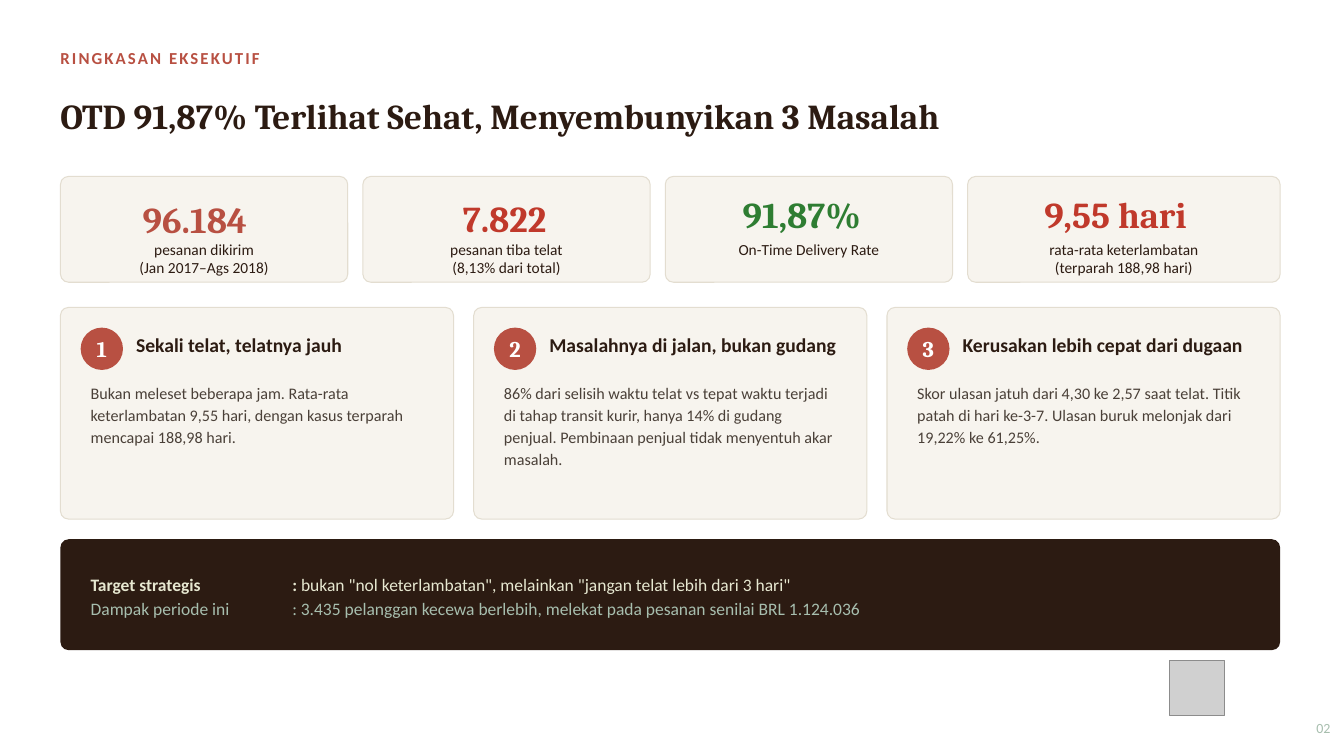
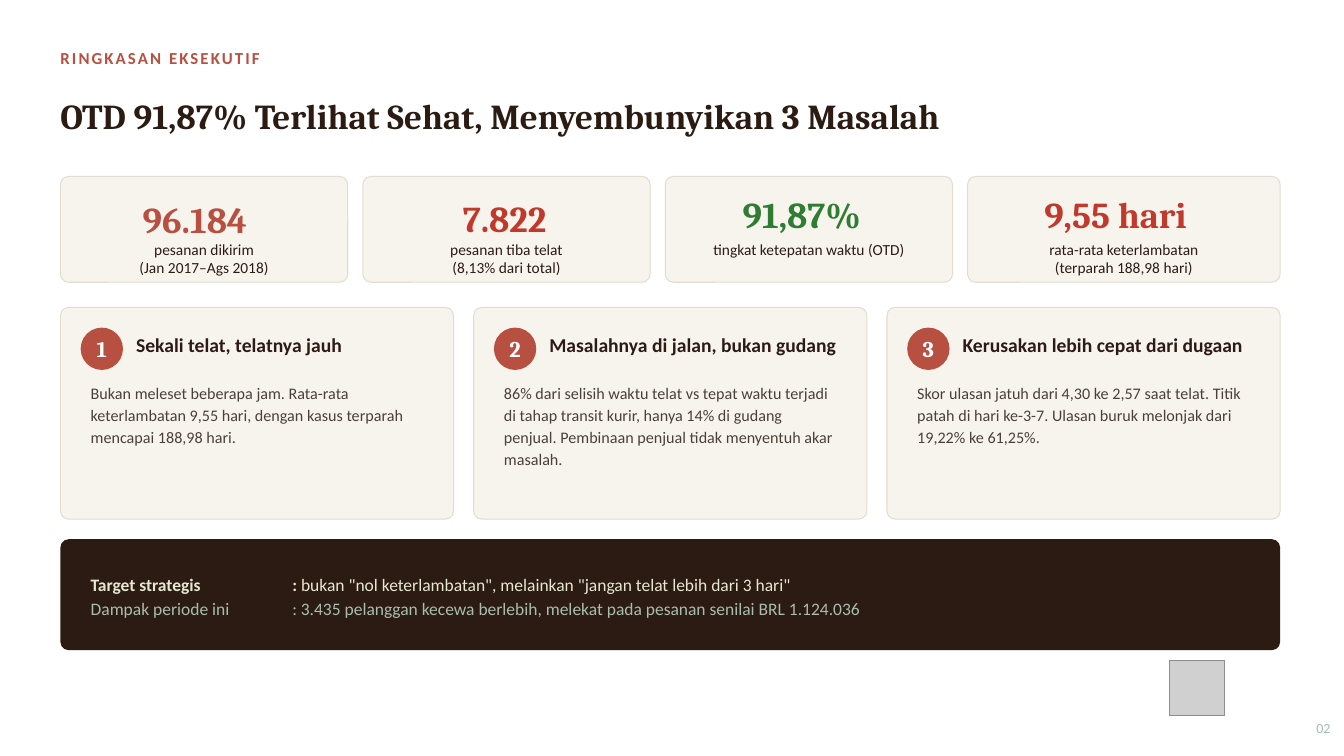
Before and after one commit to ArifHerfianZaenChartiko/Diagnosis-Keterlambatan-Pengiriman-Marketplace-Olist, a slide deck: slide 2 of 03_hasil/presentasi_diagnosis_keterlambatan.pptx. Drawn at 1344x756 pixels with LibreOffice and Linux fonts; fonts in the diff are those of the drawing; grey boxes stand for pictures. Boxes give left, top, right and bottom in pixels: in the first picture for what was removed or moved away, otherwise in the second. Text is boxed around its words. In the diff, an @@ line names an element or a change of style, - is before the commit and + after.

```diff
--- a/03_hasil/presentasi_diagnosis_keterlambatan.pptx
+++ b/03_hasil/presentasi_diagnosis_keterlambatan.pptx
@@ text at (713, 244, 904, 258): text changed @@
-On-Time Delivery Rate
+tingkat ketepatan waktu (OTD)
```
Also in this commit, not shown: 11 other slides changed, 16 other files.
